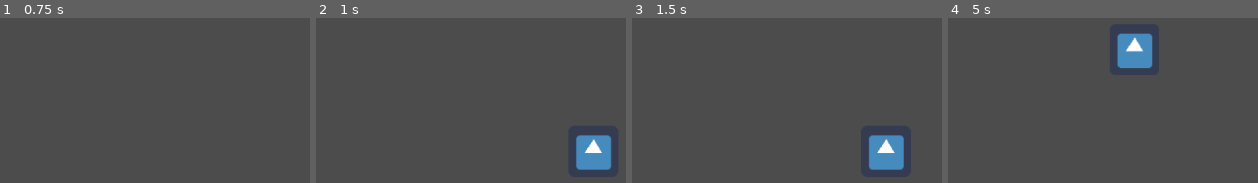
Above: before the commit, frames 1-4 (left to right).
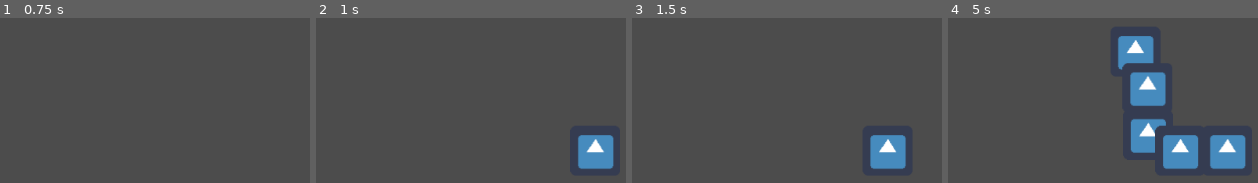
Above: after the commit, the same moments.

Repository: 1501-Intro-To-Game-Design/1501-final-project-2022-the-team-that-is-going-to-kill-thanos
Game: Godot game, scene res://MovingEnemies.tscn
Same seed, same stepped clock (60 frames per second), same inputs: the game is played once before the commit and once after it. Before the commit the project starts from res://Path.tscn. The engine's default icon, where the game draws it, is replaced by a stand-in: a white triangle on a blue panel in a dark square.
Inputs:
- Up to frame 1 (0.75 s): tap Enter at 0.5 s
- Up to frame 2 (1 s): no input
- Up to frame 3 (1.5 s): no input
- Up to frame 4 (5 s): no input

Frame 1 is identical in both runs. In frame 2, 0.7% of the frame differs, in the area x 83-97%, y 70-93%; in frame 3, 0.6%; in frame 4, 9.7%, in the area x 54-97%, y 9-92%.

Commit message:
Basic Working Moving Enemies

Diff:
--- a/Garden Guardians/MovingEnemies.gd
+++ b/Garden Guardians/MovingEnemies.gd
@@ -4,6 +4,7 @@
 # var a = 2
 # var b = "text"
 export(PackedScene) var importPathScene
+export(PackedScene) var importEnemyScene
 var enemyPathManager = []
 
 # Called when the node enters the scene tree for the first time.
@@ -11,13 +12,18 @@
 	pass # Replace with function body.
 
 # Called every frame. 'delta' is the elapsed time since the previous frame.
-#func _process(delta):
-	#pass
+func _process(delta):
+	for i in enemyPathManager:
+		i[1].addToOffset(i[0].speed)
+		i[0].position = i[1].getPathLocation()
 
-func addPath():
+func addEnemyPath():
 	var pathToFollow = importPathScene.instance()
+	var enemy = importEnemyScene.instance()
+	enemy.position = pathToFollow.getPathLocation()
 	add_child(pathToFollow)
-	enemyPathManager.append(pathToFollow)
+	add_child(enemy)
+	enemyPathManager.append([enemy, pathToFollow])
 
 func _on_EnemySpawn_timeout():
-	addPath()
+	addEnemyPath()
--- a/Garden Guardians/MovingEnemies.tscn
+++ b/Garden Guardians/MovingEnemies.tscn
@@ -1,11 +1,19 @@
-[gd_scene load_steps=3 format=2]
+[gd_scene load_steps=5 format=2]
 
 [ext_resource path="res://MovingEnemies.gd" type="Script" id=1]
 [ext_resource path="res://Path.tscn" type="PackedScene" id=2]
+[ext_resource path="res://Enemy.tscn" type="PackedScene" id=3]
 
-[node name="MovingEnemies" type="Node"]
+[sub_resource type="Curve2D" id=1]
+_data = {
+"points": PoolVector2Array(  )
+}
+
+[node name="MovingEnemies" type="Path2D"]
+curve = SubResource( 1 )
 script = ExtResource( 1 )
 importPathScene = ExtResource( 2 )
+importEnemyScene = ExtResource( 3 )
 
 [node name="EnemySpawn" type="Timer" parent="."]
 autostart = true
@@ -13,3 +21,5 @@
 [node name="Camera2D" type="Camera2D" parent="."]
 position = Vector2( 447, 181 )
 current = true
+
+[connection signal="timeout" from="EnemySpawn" to="." method="_on_EnemySpawn_timeout"]
--- a/Garden Guardians/Path.gd
+++ b/Garden Guardians/Path.gd
@@ -4,24 +4,17 @@
 # Declare member variables here. Examples:
 # var a = 2
 # var b = "text"
-export(PackedScene) var importEnemyScene
-var enemy = []
 
-func addEnemy():
-	var enemyToAdd = importEnemyScene.instance()
-	add_child(enemyToAdd)
-	enemyToAdd.position = $Pathway.position
-	enemy.append(enemyToAdd)
 #enemy.position = $Pathway.position
 # Called when the node enters the scene tree for the first time.
 func _ready():
 	pass # Replace with function body.
 
 # Called every frame. 'delta' is the elapsed time since the previous frame.
-func _process(delta):
-	for i in enemy:
-		$Pathway.set_offset($Pathway.get_offset() + i.speed)
-		i.position = $Pathway.position
+#func _process(delta):
+	#pass
+func addToOffset(addNum):
+	$Pathway.set_offset($Pathway.get_offset() + addNum)
 
-func _on_StartEnemy_timeout():
-	addEnemy()
+func getPathLocation():
+	return $Pathway.position
--- a/Garden Guardians/Path.tscn
+++ b/Garden Guardians/Path.tscn
@@ -1,7 +1,6 @@
-[gd_scene load_steps=4 format=2]
+[gd_scene load_steps=3 format=2]
 
 [ext_resource path="res://Path.gd" type="Script" id=1]
-[ext_resource path="res://Enemy.tscn" type="PackedScene" id=2]
 
 [sub_resource type="Curve2D" id=1]
 _data = {
@@ -13,19 +12,8 @@
 scale = Vector2( 0.988158, 1.02625 )
 curve = SubResource( 1 )
 script = ExtResource( 1 )
-importEnemyScene = ExtResource( 2 )
 
 [node name="Pathway" type="PathFollow2D" parent="."]
 position = Vector2( 663.133, 210.19 )
 rotation = 3.14159
 loop = false
-
-[node name="StartEnemy" type="Timer" parent="."]
-one_shot = true
-autostart = true
-
-[node name="Camera2D" type="Camera2D" parent="."]
-position = Vector2( 447, 181 )
-current = true
-
-[connection signal="timeout" from="StartEnemy" to="." method="_on_StartEnemy_timeout"]
--- a/Garden Guardians/project.godot
+++ b/Garden Guardians/project.godot
@@ -11,7 +11,7 @@
 [application]
 
 config/name="Garden Guardians"
-run/main_scene="res://Path.tscn"
+run/main_scene="res://MovingEnemies.tscn"
 config/icon="res://icon.png"
 
 [physics]
